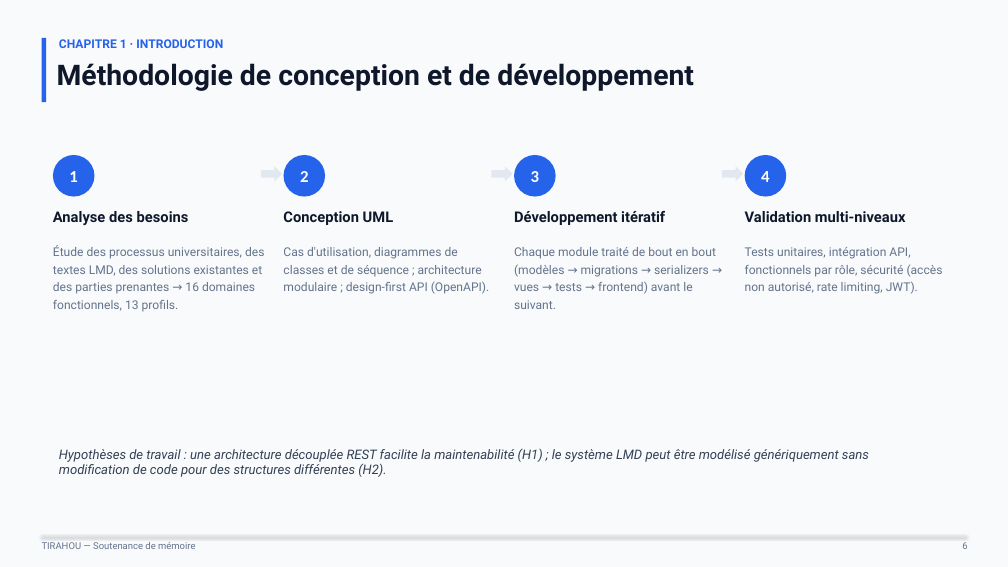
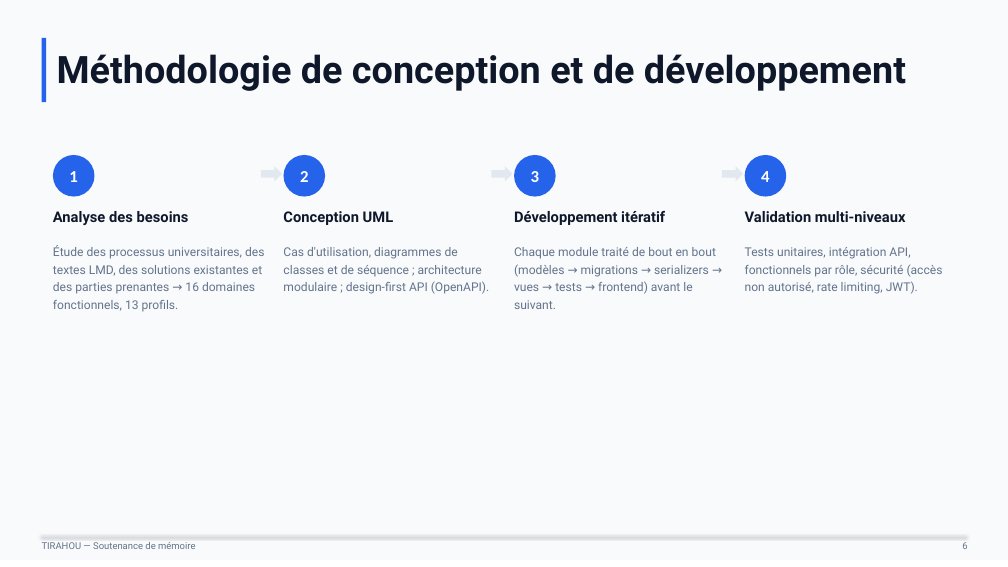
Before and after one commit to BabDIO/tirahou, a slide deck: slide 6 of TIRAHOU_Soutenance_Ali_Cisse.pptx. Drawn at 1008x567 pixels with LibreOffice and Linux fonts; fonts in the diff are those of the drawing. Boxes give left, top, right and bottom in pixels: in the first picture for what was removed or moved away, otherwise in the second. Text is boxed around its words. In the diff, an @@ line names an element or a change of style, - is before the commit and + after.

```diff
--- a/TIRAHOU_Soutenance_Ali_Cisse.pptx
+++ b/TIRAHOU_Soutenance_Ali_Cisse.pptx
@@ rectangle: place and size @@
-rectangle at (0,0,1008,567)
+rectangle at (0,0,1008,560)
@@ text "Méthodologie de conception et de ...": place and size @@
-text "Méthodologie de conception et de ..." at (57,63,694,91)
+text "Méthodologie de conception et de ..." at (57,54,906,91)
@@ text "Méthodologie de conception et de ..." at (57,54,906,91): size 27 to 36 pt @@
@@ text removed at (59,39,223,48) @@
-CHAPITRE 1 · INTRODUCTION
@@ text removed at (59,449,869,477) @@
-Hypothèses de travail : une architecture découplée REST facilite la maintenabilité (H1) ; le système LMD peut être modélisé génériquement sans modification de code pour des structures différentes (H2).
```
Also in this commit, not shown: 25 other slides changed, 6 slides added, 2 slides removed, 45 other files.
